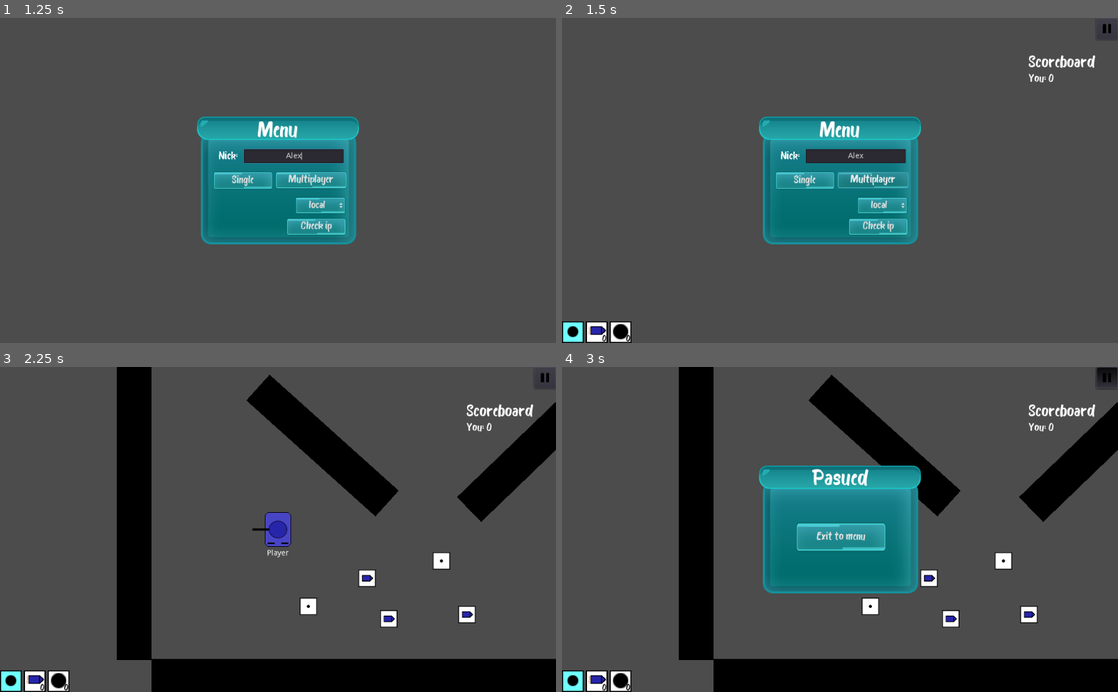
Above: before the commit, frames 1-4 (two rows, left to right).
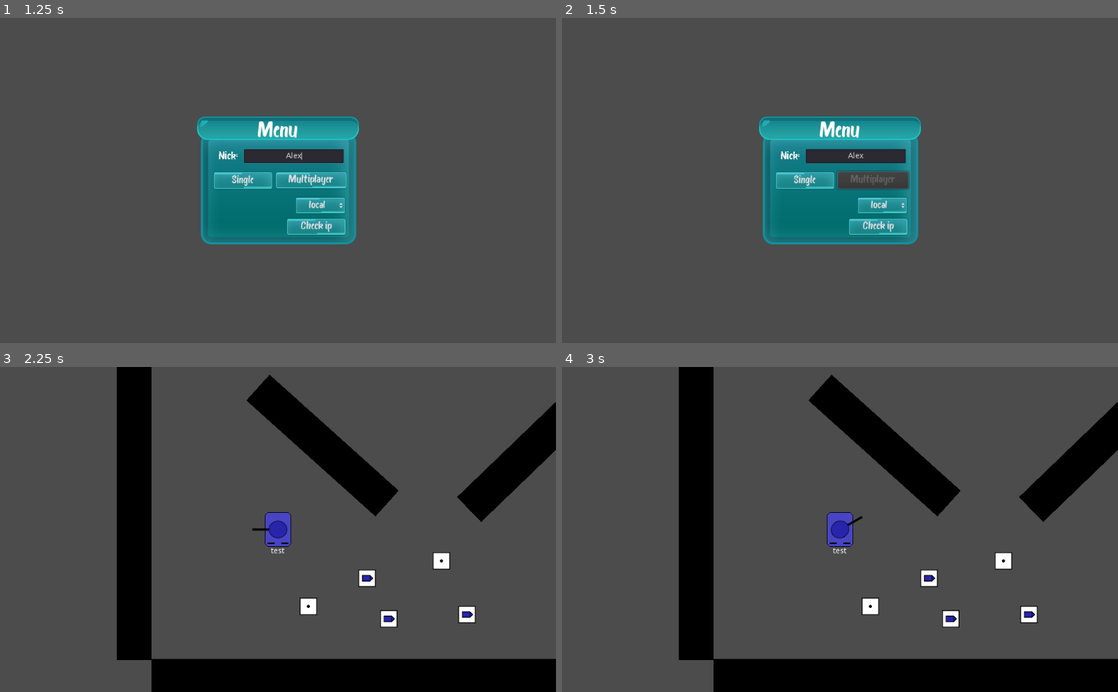
Above: after the commit, the same moments.

Repository: mm-102/godot_tanks
Game: Godot game, scene res://Main.tscn
The game is run twice, just before and just after one commit, with the same random seed, the same clock (stepped at 60 frames per second) and the same inputs.
Inputs (mouse positions are in pixels of both pictures, inside the frame that each line leads up to):
- Up to frame 1 (1.25 s): click (294, 154) at 0.52 s; type "Alex" at 0.6 s
- Up to frame 2 (1.5 s): click "Multiplayer" at 1.25 s
- Up to frame 3 (2.25 s): click "Single" at 2 s
- Up to frame 4 (3 s): click (1106, 376) at 2.77 s

Frame 1 is identical in both runs. In frame 2, 1.9% of the frame differs, in the area x 0-100%, y 1-100%; in frame 3, 1.2%; in frame 4, 12%, in the area x 0-100%, y 0-100%.

Commit message:
BugFix/ Changes - set 'NickLabel' as child of CanvasLayer - tankContainer no longer necessary - same rule with 'playertemplayte's
- adjust for init_data as dictionary type
- close() in 'Transfer' as deconstructor
- varible in "delete_scoreboard_player" change into NodePath type
- disconnected players now leaves tank which may be normally destroyed
- reorder initiating Transfer and Multiplayer node
- change position of get_node("Player_Gui_Layer").visible = true
- disables Multiplayer button on click for 5 second
- set beginning position of player template
- change 'Map' name into 'Game'
- add _err before network.connection to hide warnings

Diff:
--- a/GUI/Menu.gd
+++ b/GUI/Menu.gd
@@ -5,6 +5,8 @@
 	1: "194.187.72.136",
 }
 onready var main_node = $"/root/Main"
+onready var multiplayer_button = $"%MultiplayerButton"
+onready var multiplayer_refresh = $"%MultiplayerRefresh"
 
 
 
@@ -19,7 +21,11 @@
 
 func _on_MultiplayerButton_pressed():
 	main_node.game_mode(1, ADRESS[$"%OptionButton".get_selected()], $"%PlayerNickInput".text)
-	# freed only on conneciton
+	multiplayer_button.set_disabled(true)
+	multiplayer_refresh.start()
+
+func _on_MultiplayerRefresh_timeout():
+	multiplayer_button.set_disabled(false)
 
 
 func _on_request_completed(_result, _response_code, _headers, body):
--- a/GUI/Menu.tscn
+++ b/GUI/Menu.tscn
@@ -47,6 +47,7 @@
 text = "Single"
 
 [node name="MultiplayerButton" type="Button" parent="Background"]
+unique_name_in_owner = true
 anchor_left = 1.0
 anchor_top = 0.5
 anchor_right = 1.0
@@ -69,6 +70,11 @@
 icon_align = 1
 items = [ "local", null, false, 0, null, "external", null, false, 1, null ]
 selected = 0
+
+[node name="MultiplayerRefresh" type="Timer" parent="Background/MultiplayerButton"]
+unique_name_in_owner = true
+wait_time = 5.0
+one_shot = true
 
 [node name="PublicIPButton" type="Button" parent="Background"]
 unique_name_in_owner = true
@@ -102,4 +108,5 @@
 
 [connection signal="pressed" from="Background/SingleplayerButton" to="." method="_on_SingleplayerButton_pressed"]
 [connection signal="pressed" from="Background/MultiplayerButton" to="." method="_on_MultiplayerButton_pressed"]
+[connection signal="timeout" from="Background/MultiplayerButton/MultiplayerRefresh" to="." method="_on_MultiplayerRefresh_timeout"]
 [connection signal="pressed" from="Background/PublicIPButton" to="." method="_on_PublicIPButton_pressed"]
--- a/Global/Paths.gd
+++ b/Global/Paths.gd
@@ -2,4 +2,4 @@
 class_name Paths
 
 
-const SELF_PLAYER = "/root/Main/Map/Tank"
+const SELF_PLAYER = "/root/Main/Game/Tank"
--- a/Main.gd
+++ b/Main.gd
@@ -10,20 +10,22 @@
 var is_multiplayer = false
 
 func game_mode(sel_mode: int, adress, player_nick):
+	#[info] Transfer node have to be after main
 	var mode_inst = MODE_DICT[sel_mode].instance()
+	add_child(mode_inst)
 	if sel_mode == GAME_MODE.MULTI:
+		if get_node_or_null("/root/Transfer") != null:
+			get_node("/root/Transfer").request_ready()
+			return
 		is_multiplayer = true
 		mode_inst.local_player_name = player_nick
 		var transfer_inst = transfe_pck.instance()
 		transfer_inst.ip = adress
 		get_node("/root").add_child(transfer_inst)
-	add_child(mode_inst)
-	get_node("Player_Gui_Layer").visible = true
 
 func exit_to_menu():
 	#[improve] Figure out way to just queue free everything and start main tscn
 	if is_multiplayer:
-		$"/root/Transfer".close()
 		$"/root/Transfer".queue_free()
 	#warning-ignore:return_value_discarded
 	get_tree().reload_current_scene() # I guess it works
--- a/Map.gd
+++ b/Map.gd
@@ -21,34 +21,35 @@
 	#warning-ignore:return_value_discarded
 	connect("delete_scoreboard_player",get_node("/root/Main/Player_Gui_Layer/GUI"),"_on_delete_scoreboard_player")
 
-func update_player_score(score_name, new_score):
-	emit_signal("update_player_score", score_name, new_score)
+func update_player_score(player_id, new_score):
+	emit_signal("update_player_score", NodePath(str(player_id)), new_score)
 
 func self_initiation(spawn_point):
 	var tank_inst = tank.instance()
 	tank_inst.position = spawn_point
 	if local_player_name.empty():
 		local_player_name = "You"
-	tank_inst.player_name = local_player_name
+	tank_inst.set_display_name(local_player_name)
 	add_child_below_node($Players, tank_inst, true)
 
-func create_player(player_id : int, player_name : String):
+func create_player(player_id : int, player_name : String, spawn_point):
 	var tank_inst = tank_template.instance()
 	tank_inst.name = str(player_id)
 	if player_name.empty():
 		player_name = "Player" + str(player_id)
-	tank_inst.player_name = player_name
+	tank_inst.position = spawn_point
+	tank_inst.set_display_name(player_name)
 	$Players.add_child(tank_inst, true)
 	emit_signal("new_scoreboard_player", tank_inst.name, tank_inst.player_name)
 
 
 func player_destroyed(player_id, _position, _rotation, projectile_name):
-	get_node("/root/Main/Map/Projectiles/" + projectile_name).die()
+	get_node("/root/Main/Game/Projectiles/" + projectile_name).die()
 	get_node("Players/" + str(player_id)).die()
 	create_corpse(player_id, _position, _rotation)
 
 	#temp
-	emit_signal("delete_scoreboard_player", str(player_id))
+	emit_signal("delete_scoreboard_player", NodePath(str(player_id)))
 
 func create_corpse(player_id, _position, _rotation):
 	var static_body2d = StaticBody2D.new()
@@ -58,9 +59,11 @@
 	static_body2d.set_position(_position)
 	static_body2d.rotation = _rotation
 	wall_inst.replace_by(static_body2d, true)
-	static_body2d.get_node("%Tank").disconnect("ready", static_body2d, "_on_Tank_ready")
+	#static_body2d.get_node("%Tank").disconnect("ready", static_body2d, "_on_Tank_ready")
 	static_body2d.get_node("%Sprite").set_frame(4)
 	static_body2d.get_node("%Turret").queue_free()
+	static_body2d.get_node("%RemoteTransform2D").queue_free()
+	static_body2d.get_node("%CanvasLayer").queue_free()
 	$Objects.add_child(static_body2d)
 
 
@@ -71,7 +74,7 @@
 	bullet_inst.set_linear_velocity(bullet_data.V)
 	if player_id == get_tree().get_network_unique_id():
 		bullet_inst.player_path = NodePath(Paths.SELF_PLAYER)
-	get_node("/root/Main/Map/Projectiles").add_child(bullet_inst)
+	get_node("/root/Main/Game/Projectiles").add_child(bullet_inst)
 
 
 
--- a/Multiplayer.tscn
+++ b/Multiplayer.tscn
@@ -3,7 +3,7 @@
 [ext_resource path="res://Map.gd" type="Script" id=1]
 [ext_resource path="res://Multiplayer/Main/Map/Map.tscn" type="PackedScene" id=2]
 
-[node name="Map" type="Node2D"]
+[node name="Game" type="Node2D"]
 script = ExtResource( 1 )
 
 [node name="Map" parent="." instance=ExtResource( 2 )]
--- a/Multiplayer/Main/Map/Map.gd
+++ b/Multiplayer/Main/Map/Map.gd
@@ -5,6 +5,5 @@
 
 
 func set_mapset(tiles_pos):
-	print(tiles_pos)
 	for tile_pos in tiles_pos:
 		tilemap_n.set_cellv(tile_pos, 0)
--- a/Player/Projectiles/FragBomb.gd
+++ b/Player/Projectiles/FragBomb.gd
@@ -24,7 +24,7 @@
 	var velocity = Vector2.UP.rotated(rotation)
 	frag_inst.position = position + 1 * velocity # separate frags from each other
 	frag_inst.set_linear_velocity(velocity * FRAG_SPEED)
-	get_node("/root/Main/Map/Projectiles").add_child(frag_inst)
+	get_node("/root/Main/Game/Projectiles").add_child(frag_inst)
 
 func explode():
 	for n in range(FRAG_COUNT):
--- a/Player/Tank/Tank.gd
+++ b/Player/Tank/Tank.gd
@@ -104,7 +104,7 @@
 		bullet_inst.position = bullet_point_node.global_position
 		bullet_inst.player_path = get_path()
 		bullet_inst.set_linear_velocity(velocity * BULLET_SPEED)
-		get_node("/root/Main/Map/Projectiles").add_child(bullet_inst)
+		get_node("/root/Main/Game/Projectiles").add_child(bullet_inst)
 
 func _on_base_body_entered(body):
 	if !body.is_in_group("Projectiles"):
--- a/Player/Tank/Tank.tscn
+++ b/Player/Tank/Tank.tscn
@@ -1,10 +1,9 @@
-[gd_scene load_steps=10 format=2]
+[gd_scene load_steps=9 format=2]
 
 [ext_resource path="res://textures/tank_base_anim.png" type="Texture" id=1]
 [ext_resource path="res://Player/Tank/Tank.gd" type="Script" id=2]
 [ext_resource path="res://textures/tank_turret.png" type="Texture" id=3]
 [ext_resource path="res://Player/Tank/Turret.gd" type="Script" id=4]
-[ext_resource path="res://Player/Tank/TankContainer.gd" type="Script" id=5]
 
 [sub_resource type="PhysicsMaterial" id=2]
 
@@ -54,10 +53,7 @@
 "values": [ true, false ]
 }
 
-[node name="TankContainer" type="Node"]
-script = ExtResource( 5 )
-
-[node name="Tank" type="RigidBody2D" parent="." groups=["Players"]]
+[node name="Tank" type="RigidBody2D" groups=["Players"]]
 unique_name_in_owner = true
 collision_mask = 7
 physics_material_override = SubResource( 2 )
@@ -66,46 +62,54 @@
 contact_monitor = true
 script = ExtResource( 2 )
 
-[node name="Hitbox" type="CollisionShape2D" parent="Tank"]
+[node name="Hitbox" type="CollisionShape2D" parent="."]
 shape = SubResource( 1 )
 
-[node name="Sprite" type="Sprite" parent="Tank"]
+[node name="Sprite" type="Sprite" parent="."]
 texture = ExtResource( 1 )
 hframes = 5
 
-[node name="Turret" type="Sprite" parent="Tank"]
+[node name="Turret" type="Sprite" parent="."]
 unique_name_in_owner = true
 texture = ExtResource( 3 )
 script = ExtResource( 4 )
 
-[node name="BulletPoint" type="Position2D" parent="Tank/Turret"]
+[node name="BulletPoint" type="Position2D" parent="Turret"]
 unique_name_in_owner = true
 position = Vector2( 0, -60 )
 
-[node name="AnimationPlayer" type="AnimationPlayer" parent="Tank"]
+[node name="AnimationPlayer" type="AnimationPlayer" parent="."]
 unique_name_in_owner = true
 anims/RESET = SubResource( 4 )
 anims/explode = SubResource( 3 )
 
-[node name="Camera2D" type="Camera2D" parent="Tank"]
+[node name="Camera2D" type="Camera2D" parent="."]
 current = true
 
-[node name="RemoteTransform2D" type="RemoteTransform2D" parent="Tank"]
-remote_path = NodePath("../../NickPosition")
+[node name="RemoteTransform2D" type="RemoteTransform2D" parent="."]
+remote_path = NodePath("../CanvasLayer/NickPosition")
 update_rotation = false
 update_scale = false
 
-[node name="NickPosition" type="Position2D" parent="."]
+[node name="CanvasLayer" type="CanvasLayer" parent="."]
+offset = Vector2( 0, 40 )
+transform = Transform2D( 1, 0, 0, 1, 0, 40 )
+follow_viewport_enable = true
 
-[node name="NickLabel" type="Label" parent="NickPosition"]
+[node name="NickPosition" type="Position2D" parent="CanvasLayer"]
+
+[node name="NickLabel" type="Label" parent="CanvasLayer/NickPosition"]
 unique_name_in_owner = true
 anchor_left = 0.5
+anchor_top = 0.5
 anchor_right = 0.5
+anchor_bottom = 0.5
 margin_left = -20.0
-margin_top = 37.0
+margin_top = -7.0
 margin_right = 20.0
-margin_bottom = 51.0
+margin_bottom = 7.0
+grow_horizontal = 2
+text = "test"
 align = 1
 
-[connection signal="body_entered" from="Tank" to="Tank" method="_on_base_body_entered"]
-[connection signal="ready" from="Tank" to="." method="_on_Tank_ready"]
+[connection signal="body_entered" from="." to="." method="_on_base_body_entered"]
--- a/Player/Tank/TankContainer.gd
+++ /dev/null
@@ -1,11 +0,0 @@
-extends Node
-
-onready var tank
-var player_name = "Player" # defined when spawning
-var position = Vector2.ZERO
-
-
-func _on_Tank_ready():
-	tank = $"%Tank"
-	tank.position = position
-	tank.set_display_name(player_name)
--- a/Player/Tank/TankTemplate.gd
+++ b/Player/Tank/TankTemplate.gd
@@ -1,9 +1,12 @@
 extends KinematicBody2D
+
+var player_name: String = ""
 onready var wall = $Hitbox.duplicate(true)
 onready var animation_player = $"%AnimationPlayer"
 
 
 func set_display_name(text):
+	player_name = text
 	$"%NickLabel".text = text
 
 func template_stance(previous_stance, next_stance, interpolation_factor):
@@ -23,4 +26,6 @@
 
 
 func _on_AnimationPlayer_animation_finished(anim_name):
-	queue_free()
+	print("[TankTemplate]: ", anim_name)
+	if anim_name == "explode":
+		queue_free()
--- a/Player/Tank/TankTemplate.tscn
+++ b/Player/Tank/TankTemplate.tscn
@@ -1,9 +1,8 @@
-[gd_scene load_steps=8 format=2]
+[gd_scene load_steps=7 format=2]
 
 [ext_resource path="res://textures/tank_base_anim.png" type="Texture" id=1]
 [ext_resource path="res://Player/Tank/TankTemplate.gd" type="Script" id=2]
 [ext_resource path="res://textures/tank_turret.png" type="Texture" id=3]
-[ext_resource path="res://Player/Tank/TankTemplateContainer.gd" type="Script" id=4]
 
 [sub_resource type="RectangleShape2D" id=1]
 extents = Vector2( 24, 32 )
@@ -51,52 +50,59 @@
 "values": [ true, false ]
 }
 
-[node name="TankTemplateContainer" type="Node"]
-script = ExtResource( 4 )
-
-[node name="Tank" type="KinematicBody2D" parent="." groups=["Players"]]
+[node name="Tank" type="KinematicBody2D" groups=["Players"]]
 unique_name_in_owner = true
 collision_layer = 3
 collision_mask = 3
 script = ExtResource( 2 )
 
-[node name="Hitbox" type="CollisionShape2D" parent="Tank"]
+[node name="Hitbox" type="CollisionShape2D" parent="."]
 shape = SubResource( 1 )
 
-[node name="Sprite" type="Sprite" parent="Tank/Hitbox"]
+[node name="Sprite" type="Sprite" parent="Hitbox"]
 unique_name_in_owner = true
 texture = ExtResource( 1 )
 hframes = 5
 
-[node name="Turret" type="Sprite" parent="Tank"]
+[node name="Turret" type="Sprite" parent="."]
 unique_name_in_owner = true
 texture = ExtResource( 3 )
 
-[node name="BulletPoint" type="Position2D" parent="Tank/Turret"]
+[node name="BulletPoint" type="Position2D" parent="Turret"]
 unique_name_in_owner = true
 position = Vector2( 0, -60 )
 
-[node name="AnimationPlayer" type="AnimationPlayer" parent="Tank"]
+[node name="AnimationPlayer" type="AnimationPlayer" parent="."]
 unique_name_in_owner = true
 anims/RESET = SubResource( 4 )
 anims/explode = SubResource( 3 )
 
-[node name="RemoteTransform2D" type="RemoteTransform2D" parent="Tank"]
-remote_path = NodePath("../../NickPosition")
+[node name="RemoteTransform2D" type="RemoteTransform2D" parent="."]
+unique_name_in_owner = true
+remote_path = NodePath("../CanvasLayer/NickPosition")
 update_rotation = false
 update_scale = false
 
-[node name="NickPosition" type="Position2D" parent="."]
+[node name="CanvasLayer" type="CanvasLayer" parent="."]
+unique_name_in_owner = true
+offset = Vector2( 0, 40 )
+transform = Transform2D( 1, 0, 0, 1, 0, 40 )
+follow_viewport_enable = true
 
-[node name="NickLabel" type="Label" parent="NickPosition"]
+[node name="NickPosition" type="Position2D" parent="CanvasLayer"]
+
+[node name="NickLabel" type="Label" parent="CanvasLayer/NickPosition"]
 unique_name_in_owner = true
 anchor_left = 0.5
+anchor_top = 0.5
 anchor_right = 0.5
-margin_left = -20.0
-margin_top = 37.0
-margin_right = 20.0
-margin_bottom = 51.0
+anchor_bottom = 0.5
+margin_left = -18.5
+margin_top = -7.0
+margin_right = 18.5
+margin_bottom = 7.0
+grow_horizontal = 2
+text = "test"
 align = 1
 
-[connection signal="ready" from="Tank" to="." method="_on_Tank_ready"]
-[connection signal="animation_finished" from="Tank/AnimationPlayer" to="Tank" method="_on_AnimationPlayer_animation_finished"]
+[connection signal="animation_finished" from="AnimationPlayer" to="." method="_on_AnimationPlayer_animation_finished"]
--- a/Player/Tank/TankTemplateContainer.gd
+++ /dev/null
@@ -1,19 +0,0 @@
-extends Node
-
-onready var tank
-var player_name = "Player" # defined when spawning
-
-
-func template_stance(previous_stance, next_stance, interpolation_factor):
-	tank.template_stance(previous_stance, next_stance, interpolation_factor)
-
-func get_hitbox():
-	return tank.get_hitbox()
-
-func die():
-	tank.die()
-
-
-func _on_Tank_ready():
-	tank = $"%Tank"
-	tank.set_display_name(player_name)
--- a/Singletons/Transfer.gd
+++ b/Singletons/Transfer.gd
@@ -4,10 +4,9 @@
 const PORT = 42521
 var ip = null
 
-const MAP_PATH_OUT = "/root/Main/Map"
 onready var time_diff_timer_node = $"%TimeDiffTimer"
 onready var clock_node = $"%Clock"
-onready var map_node
+onready var game_n = $"/root/Main/Game"
 var network : NetworkedMultiplayerENet = null
 
 
@@ -17,10 +16,10 @@
 
 func _connect_to_server():
 	network = NetworkedMultiplayerENet.new()
-	network.connect("connection_failed", self, "_on_connection_failed")
-	network.connect("connection_succeeded", self, "_on_connection_succeeded")
-	network.connect("server_disconnected", self, "_server_disconnected")
-	network.create_client(ip, PORT)
+	var _err = network.connect("connection_failed", self, "_on_connection_failed")
+	_err = network.connect("connection_succeeded", self, "_on_connection_succeeded")
+	_err = network.connect("server_disconnected", self, "_server_disconnected")
+	_err = network.create_client(ip, PORT)
 	get_tree().set_network_peer(network)
 	print("[Transfer]: Connecting to server...")
 
@@ -36,27 +35,36 @@
 	fetch_init_data()
 	clock_node.determine_begining_time_diff()
 	time_diff_timer_node.start()
+	get_node("/root/Main/Player_Gui_Layer").set_visible(true)
 	$"/root/Main/Menu".queue_free()
+
+func _exit_tree():
+	network.call_deferred("close_connection")
+	print("[Transfer]: Disconnected")
 
 #---- INIT DATA ----
 func fetch_init_data():
-	map_node = $"/root/Main/Map"
-	rpc_id(1, "recive_init_data", map_node.local_player_name)
 
-remote func recive_init_data(spawn_point, playerS_name, playerS_corpseS, playerS_score, mapset):
-	map_node = $"/root/Main/Map"
+	rpc_id(1, "recive_init_data", game_n.local_player_name)
+
+remote func recive_init_data(init_data):
 	if !get_tree().get_rpc_sender_id() == 1:
 		return
-	map_node.self_initiation(spawn_point)
-	for player in playerS_name:
-		map_node.create_player(player.ID, player.PlayerName)
-	for corpse_data in playerS_corpseS:
-		map_node.create_corpse(corpse_data.Name, corpse_data.P, corpse_data.R)
-	for score_data in playerS_score:
-		map_node.update_player_score(score_data.Name, score_data.Score)
-	map_node.get_node("Map").set_mapset(mapset)
+	game_n.self_initiation(init_data.SP)
+	for player_template in init_data.PlayerSTemplateData:
+		game_n.create_player(player_template.ID, player_template.PlayerName, player_template.SP)
+		game_n.update_player_score(player_template.ID, player_template.Score)
+	for corpse_data in init_data.PlayerSCorpses:
+		game_n.create_corpse(corpse_data.Name, corpse_data.P, corpse_data.R)
+	game_n.get_node("Map").set_mapset(init_data.MapSet)
 
 #---------- CORE GAME MECHANIC ----------
+
+remote func recive_new_player(player_id: int, player_name : String, spawn_point):
+	if !get_tree().get_rpc_sender_id() == 1:
+		return
+	if !player_id == get_tree().get_network_unique_id():
+		game_n.create_player(player_id, player_name, spawn_point)
 
 remote func recive_player_destroyed(player_id, position, rotation, projectile_name):
 	if !get_tree().get_rpc_sender_id() == 1:
@@ -64,8 +72,7 @@
 	if player_id == get_tree().get_network_unique_id():
 		$"/root/Main".exit_to_menu()
 		return
-	map_node = $"/root/Main/Map"
-	map_node.player_destroyed(player_id, position, rotation, projectile_name)
+	game_n.player_destroyed(player_id, position, rotation, projectile_name)
 
 func fetch_stance(player_stance: Dictionary):
 	rpc_unreliable_id(1, "recive_stance", player_stance)
@@ -74,26 +81,16 @@
 	rpc_unreliable_id(1, "recive_shoot", player_stance, shoot_type)
 
 remote func recive_world_stance(time, playerS_stance):
-	map_node = $"/root/Main/Map"
 	if !get_tree().get_rpc_sender_id() == 1:
 		return
-	map_node.add_world_stance(time, playerS_stance)
+	game_n.add_world_stance(time, playerS_stance)
 
 remote func recive_shoot(player_id, bullet_data):
-	map_node = $"/root/Main/Map"
 	if !get_tree().get_rpc_sender_id() == 1:
 		return
-	map_node.spawn_bullet(player_id, bullet_data)
-
-remote func recive_new_player(player_id: int, player_name : String):
-	map_node = $"/root/Main/Map"
-	if !get_tree().get_rpc_sender_id() == 1:
-		return
-	if !player_id == get_tree().get_network_unique_id():
-		map_node.create_player(player_id, player_name)
+	game_n.spawn_bullet(player_id, bullet_data)
 
 remote func recive_score_update(player_id: String, new_score: int):
-	map_node = $"/root/Main/Map"
 	if !get_tree().get_rpc_sender_id() == 1:
 		return
 	var score_name
@@ -101,8 +98,4 @@
 		score_name = "LocalPlayer"
 	else:
 		score_name = player_id
-	map_node.update_player_score(score_name, new_score)
-
-func close():
-	network.call_deferred("close_connection")
-	print("[Transfer]: Disconnected")
+	game_n.update_player_score(score_name, new_score)
